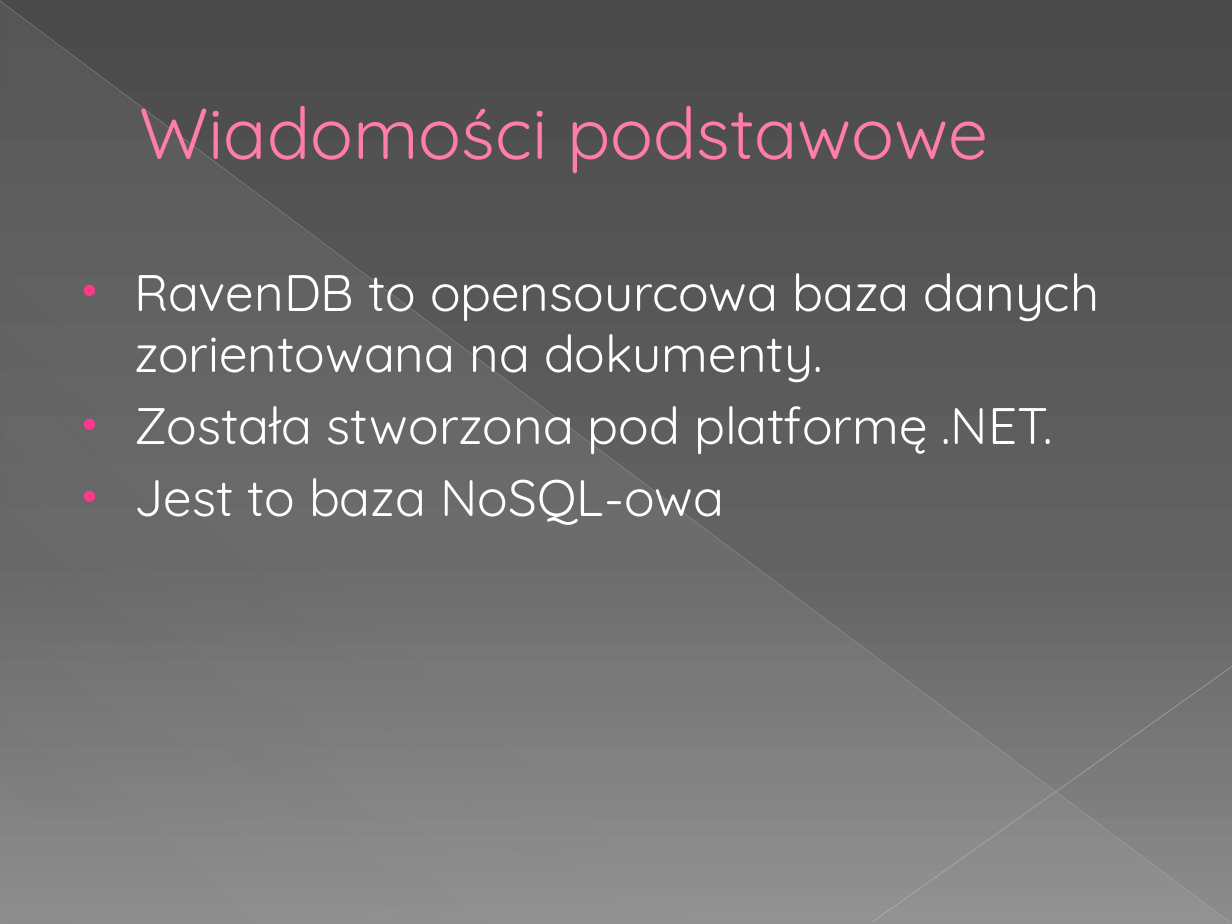
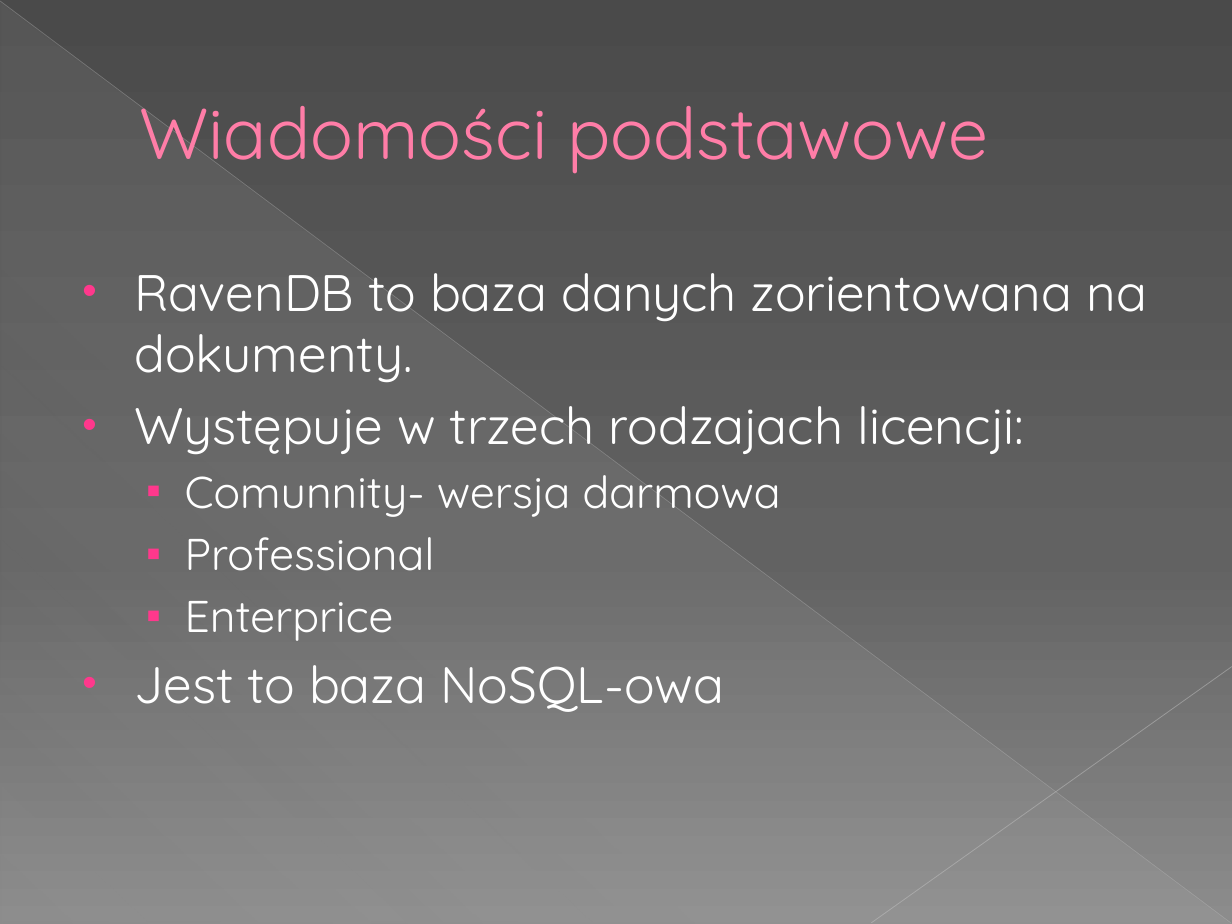
Before and after one commit to lechu7/RavenDB, a slide deck: slide 2 of RavenDB - prezentacja.pptx. Drawn at 1232x924 pixels with LibreOffice and Linux fonts; fonts in the diff are those of the drawing. Boxes give left, top, right and bottom in pixels: in the first picture for what was removed or moved away, otherwise in the second. Text is boxed around its words. In the diff, an @@ line names an element or a change of style, - is before the commit and + after.

```diff
--- a/RavenDB - prezentacja.pptx
+++ b/RavenDB - prezentacja.pptx
@@ text at bbox=[134, 273, 1147, 641]: text changed @@
-• RavenDB to opensourcowa baza danych zorientowana na dokumenty.
-• Została stworzona pod platformę .NET.
+• RavenDB to baza danych zorientowana na dokumenty.
+• Występuje w trzech rodzajach licencji:
+  ▪ Comunnity- wersja darmowa
+  ▪ Professional
+  ▪ Enterprice
```
Also in this commit, not shown: 1 other slide changed, 2 slides added, 1 slide removed, 33 other files.
